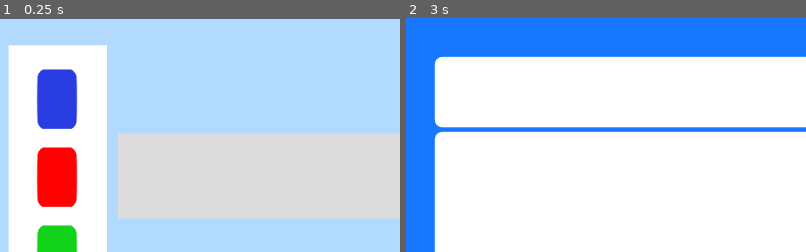
Above: before the commit, frames 1-2 (left to right).
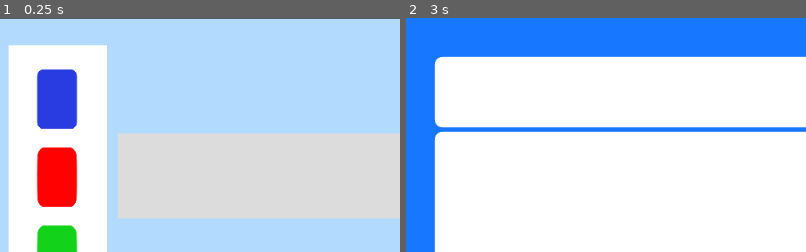
Above: after the commit, the same moments.

Repository: Pertatis/ProjetDomino
Game: Godot game, scene res://Scenes/Edition.tscn
The game is run twice, just before and just after one commit, with the same random seed, the same clock (stepped at 60 frames per second) and the same inputs. Before the commit the project starts from res://Scenes/Main.tscn.
Inputs (mouse positions are % of the whole screen's width and height, from its top left):
- Up to frame 1 (0.25 s): no input
- Up to frame 2 (3 s): click (87, 94) at 0.5 s; click (26, 84) at 1.25 s; click (63, 84) at 2 s; click (44, 84) at 2.75 s
The pictures show only the part of the screen within x 0-50%, y 0-50%; the shares and areas given below are measured in that part.

The runs differ from the first frame. In frame 1, 0.1% of the frame differs, in the area x 9-20%, y 21-48%; in frame 2, nothing differs.

Commit message:
deplacer les dominos apres suppression

Diff:
--- a/Graphics/plus-svgrepo-com2.svg
+++ /dev/null
@@ -1,6 +0,0 @@
-<?xml version="1.0" encoding="UTF-8"?>
-<svg xmlns="http://www.w3.org/2000/svg" xmlns:xlink="http://www.w3.org/1999/xlink" width="40px" height="40px" viewBox="0 0 40 40" version="1.1">
-<g id="surface1">
-<path style="fill-rule:nonzero;fill:rgb(100%,100%,100%);fill-opacity:1;stroke-width:1;stroke-linecap:butt;stroke-linejoin:miter;stroke:rgb(100%,100%,100%);stroke-opacity:1;stroke-miterlimit:4;" d="M 13.000781 3 C 13.000781 2.446875 12.553125 1.999219 12 1.999219 C 11.446875 1.999219 10.999219 2.446875 10.999219 3 L 10.999219 10.999219 L 3 10.999219 C 2.446875 10.999219 1.999219 11.446875 1.999219 12 C 1.999219 12.553125 2.446875 13.000781 3 13.000781 L 10.999219 13.000781 L 10.999219 21 C 10.999219 21.553125 11.446875 22.000781 12 22.000781 C 12.553125 22.000781 13.000781 21.553125 13.000781 21 L 13.000781 13.000781 L 21 13.000781 C 21.553125 13.000781 22.000781 12.553125 22.000781 12 C 22.000781 11.446875 21.553125 10.999219 21 10.999219 L 13.000781 10.999219 Z M 13.000781 3 " transform="matrix(1.666667,0,0,1.666667,0,0)"/>
-</g>
-</svg>
--- a/Scenes/Domino/DominoJeu/DominoJeuBleu.tscn
+++ /dev/null
@@ -1,18 +0,0 @@
-[gd_scene load_steps=3 format=2]
-
-[ext_resource path="res://icon.png" type="Texture" id=1]
-
-[sub_resource type="RectangleShape2D" id=1]
-extents = Vector2( 17.5, 31 )
-
-[node name="DominoJeuBleu" type="Node2D"]
-
-[node name="Icon" type="Sprite" parent="."]
-position = Vector2( 4.76837e-07, 0 )
-scale = Vector2( 0.5625, 0.984375 )
-texture = ExtResource( 1 )
-
-[node name="Area2D" type="Area2D" parent="."]
-
-[node name="CollisionShape2D" type="CollisionShape2D" parent="Area2D"]
-shape = SubResource( 1 )
--- a/Scenes/Domino/DominoPalette/DominoPaletteBleu.gd
+++ b/Scenes/Domino/DominoPalette/DominoPaletteBleu.gd
@@ -5,7 +5,6 @@
 
 
 func _on_DominoPaletteBleu_input_event(_viewport, event, _shape_idx):
-
 	if event is InputEventMouseButton and event.button_index == BUTTON_LEFT and event.is_pressed():
 		emit_signal("click_domino_bleu")
 	if event is InputEventMouseButton and event.button_index == BUTTON_RIGHT and event.is_pressed():
@@ -20,4 +19,8 @@
 	var size = Vector2()
 	if sprite.texture:
 		size = sprite.texture.get_size() * sprite.scale
-	return Rect2(global_position - size / 2, size)
+		print("original size : ", sprite.texture.get_size())
+		print("height : ", sprite.texture.get_height())
+		print("width : ", sprite.texture.get_width())
+		print("size after scale : ", size)
+		return Rect2(global_position - size / 2, size)
--- a/Scenes/Domino/DominoPalette/DominoPaletteBleu.tscn
+++ b/Scenes/Domino/DominoPalette/DominoPaletteBleu.tscn
@@ -1,10 +1,10 @@
 [gd_scene load_steps=5 format=2]
 
-[ext_resource path="res://Graphics/Domino.png" type="Texture" id=1]
+[ext_resource path="res://Graphics/Nouveau_Domino.png" type="Texture" id=1]
 [ext_resource path="res://Scenes/Domino/DominoPalette/DominoPaletteBleu.gd" type="Script" id=2]
 
 [sub_resource type="RectangleShape2D" id=1]
-extents = Vector2( 26.25, 38.75 )
+extents = Vector2( 170, 256.25 )
 
 [sub_resource type="ShaderMaterial" id=2]
 
@@ -18,13 +18,17 @@
 
 [node name="CollisionShape2D" type="CollisionShape2D" parent="DominoPaletteBleu"]
 position = Vector2( 0, 4.47035e-08 )
+scale = Vector2( 0.15, 0.15 )
 shape = SubResource( 1 )
 
 [node name="Sprite" type="Sprite" parent="."]
 modulate = Color( 0.160784, 0.235294, 0.882353, 1 )
 material = SubResource( 2 )
-position = Vector2( -2.98023e-07, -7.45058e-08 )
-scale = Vector2( 0.2, 0.3 )
+rotation = -1.5708
+scale = Vector2( 0.15, 0.15 )
 texture = ExtResource( 1 )
+region_enabled = true
+region_rect = Rect2( 0, 84.887, 513.118, 342.137 )
+region_filter_clip = true
 
 [connection signal="input_event" from="DominoPaletteBleu" to="." method="_on_DominoPaletteBleu_input_event"]
--- a/Scenes/Main.gd
+++ b/Scenes/Edition.gd
@@ -123,6 +123,7 @@
 		emit_signal("base_activer",-1)
 	if event is InputEventMouseButton and event.button_index == BUTTON_RIGHT and event.is_pressed():
 		_propagate_event(event,$"%PanelObjectif")
+
 # --------- Signal handler add rule button ---------
 func _on_Button_pressed():
 	if $"%PanelRegles".get_child_count() -1 < max_nb_regles :
@@ -188,10 +189,13 @@
 func _propagate_event(event,node):
 	var mouse_pos = get_local_mouse_position()
 	for child in node.get_children():
-		print(child)
+#		print(child)
 		if not (child is Position2D) and child.get_rect().has_point(mouse_pos):
 			child.input(event)
+			break
 
 func supp_domino_handle(id,parent):
 	var child_to_remove = parent.get_child(id)
 	parent.remove_child(child_to_remove)
+	for i in range(id, parent.get_child_count()):
+		parent.get_child(i).position.x -= 45
--- a/Scenes/Main.tscn
+++ b/Scenes/Edition.tscn
@@ -1,16 +1,16 @@
 [gd_scene load_steps=15 format=2]
 
 [ext_resource path="res://Scenes/Domino/DominoPalette/DominoPaletteVert.tscn" type="PackedScene" id=1]
-[ext_resource path="res://Scenes/Domino/DominoPalette/DominoPaletteJaune.tscn" type="PackedScene" id=2]
-[ext_resource path="res://Scenes/Domino/DominoPalette/DominoPaletteRouge.tscn" type="PackedScene" id=3]
-[ext_resource path="res://Scenes/Domino/DominoPalette/DominoPaletteBleu.tscn" type="PackedScene" id=4]
-[ext_resource path="res://Scenes/Domino/DominoPalette/DominoPaletteRose.tscn" type="PackedScene" id=5]
-[ext_resource path="res://Scenes/Main.gd" type="Script" id=6]
-[ext_resource path="res://plus-svgrepo-com2.svg" type="Texture" id=7]
-[ext_resource path="res://Graphics/save-svgrepo-com (1).svg" type="Texture" id=8]
-[ext_resource path="res://Round_Button.tres" type="StyleBox" id=9]
-[ext_resource path="res://Graphics/upload-svgrepo-com.svg" type="Texture" id=10]
-[ext_resource path="res://Graphics/play-circle-svgrepo-com.svg" type="Texture" id=11]
+[ext_resource path="res://Scenes/Domino/DominoPalette/DominoPaletteRouge.tscn" type="PackedScene" id=2]
+[ext_resource path="res://Scenes/Domino/DominoPalette/DominoPaletteJaune.tscn" type="PackedScene" id=3]
+[ext_resource path="res://Scenes/Domino/DominoPalette/DominoPaletteRose.tscn" type="PackedScene" id=4]
+[ext_resource path="res://Scenes/Domino/DominoPalette/DominoPaletteBleu.tscn" type="PackedScene" id=5]
+[ext_resource path="res://Round_Button.tres" type="StyleBox" id=6]
+[ext_resource path="res://Scenes/Edition.gd" type="Script" id=7]
+[ext_resource path="res://Graphics/Jouer.svg" type="Texture" id=8]
+[ext_resource path="res://Graphics/Enregistrer.svg" type="Texture" id=9]
+[ext_resource path="res://Graphics/Telecerser.svg" type="Texture" id=10]
+[ext_resource path="res://Graphics/Plus.svg" type="Texture" id=11]
 
 [sub_resource type="StyleBoxFlat" id=3]
 bg_color = Color( 0.117647, 0.176471, 0.905882, 1 )
@@ -35,7 +35,7 @@
 corner_radius_bottom_left = 5
 
 [node name="Fond" type="Node2D"]
-script = ExtResource( 6 )
+script = ExtResource( 7 )
 
 [node name="PanelCouleurFond" type="ColorRect" parent="."]
 margin_left = -1.0
@@ -124,12 +124,12 @@
 margin_top = 534.0
 margin_right = 923.0
 margin_bottom = 594.0
-custom_styles/hover = ExtResource( 9 )
-custom_styles/pressed = ExtResource( 9 )
-custom_styles/focus = ExtResource( 9 )
-custom_styles/disabled = ExtResource( 9 )
-custom_styles/normal = ExtResource( 9 )
-icon = ExtResource( 7 )
+custom_styles/hover = ExtResource( 6 )
+custom_styles/pressed = ExtResource( 6 )
+custom_styles/focus = ExtResource( 6 )
+custom_styles/disabled = ExtResource( 6 )
+custom_styles/normal = ExtResource( 6 )
+icon = ExtResource( 11 )
 icon_align = 1
 
 [node name="BSauvegarder" type="Button" parent="."]
@@ -140,7 +140,7 @@
 custom_styles/hover = SubResource( 3 )
 custom_styles/pressed = SubResource( 4 )
 custom_styles/normal = SubResource( 2 )
-icon = ExtResource( 8 )
+icon = ExtResource( 9 )
 icon_align = 1
 
 [node name="BCharger" type="Button" parent="."]
@@ -162,7 +162,7 @@
 custom_styles/hover = SubResource( 3 )
 custom_styles/pressed = SubResource( 4 )
 custom_styles/normal = SubResource( 2 )
-icon = ExtResource( 11 )
+icon = ExtResource( 8 )
 icon_align = 1
 
 [connection signal="base_activer" from="." to="." method="_on_Fond_base_activer"]
--- a/Scenes/Règle.tscn
+++ b/Scenes/Règle.tscn
@@ -1,7 +1,8 @@
 [gd_scene load_steps=8 format=2]
 
-[ext_resource path="res://Graphics/double-arrow-svgrepo-com.svg" type="Texture" id=1]
+[ext_resource path="res://Graphics/Fleche.svg" type="Texture" id=1]
 [ext_resource path="res://Scenes/Règle.gd" type="Script" id=2]
+
 
 [sub_resource type="RectangleShape2D" id=1]
 extents = Vector2( 105, 30 )
--- a/project.godot
+++ b/project.godot
@@ -11,7 +11,7 @@
 [application]
 
 config/name="ProjetCaron"
-run/main_scene="res://Scenes/Main.tscn"
+run/main_scene="res://Scenes/Edition.tscn"
 boot_splash/show_image=false
 config/icon="res://icon.png"
 
Renamed: Graphics/save-svgrepo-com (1).svg -> Graphics/Enregistrer.svg
Not shown, changed: Graphics/Enregistrer.svg.import
Renamed: Graphics/double-arrow-svgrepo-com.svg -> Graphics/Fleche.svg
Not shown, changed: Graphics/Fleche.svg.import
Renamed: Graphics/play-circle-svgrepo-com.svg -> Graphics/Jouer.svg
Not shown, changed: Graphics/Jouer.svg.import
Binary file added: Graphics/Nouveau_Domino.png
Not shown, changed: Graphics/Nouveau_Domino.png.import
Renamed: plus-svgrepo-com2.svg -> Graphics/Plus.svg
Not shown, changed: Graphics/Plus.svg.import
Renamed: Graphics/upload-svgrepo-com.svg -> Graphics/Telecerser.svg
Not shown, changed: Graphics/Telecerser.svg.import
(and 1 more such lines)
